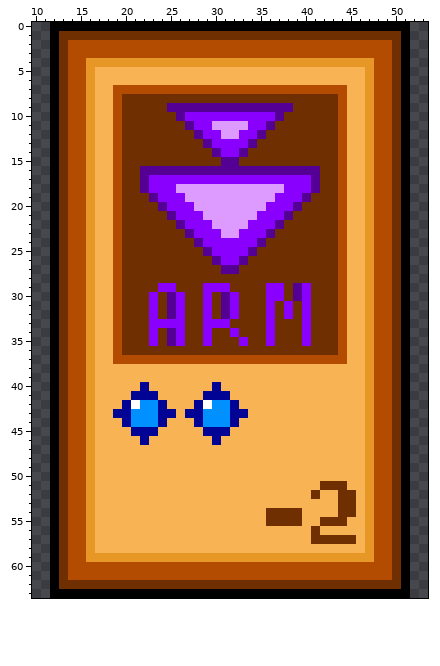
Pixel-art sprite: assets/sprites/Cards/CardARM(-2).png. This is how it looked before the edit.
The file is 64x64 pixels. Shown: x 10..53, y 0..63.
And afterwards:
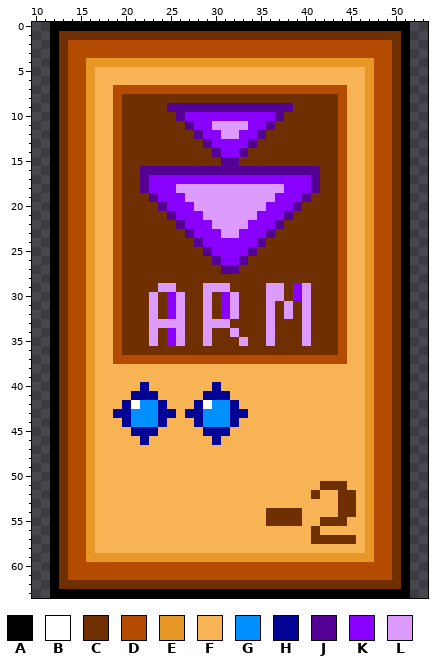
Palette (. is transparent): A #000000  B #ffffff  C #6f2f00  D #b34c00  E #e69726  F #f8b454  G #0090ff  H #000394  J #540094  K #8a00ff  L #dd9aff
Edits made:
Changed rows in their new state; - is an unchanged pixel.
first column x 23:
29 -LL---LLL----LL-KL
30 L-KL--L-KL---LL-KL
31 L-KL--L-KL---L-L-L
32 L-KL--L-KL---L-L-L
33 LLLL--LLL----L---L
34 L-KL--L--L---L---L
35 L-KL--L---L--L---L
Pixel boxes of the changes (left, top, right, bottom) in both pictures:
changed: (149, 283, 311, 346)
